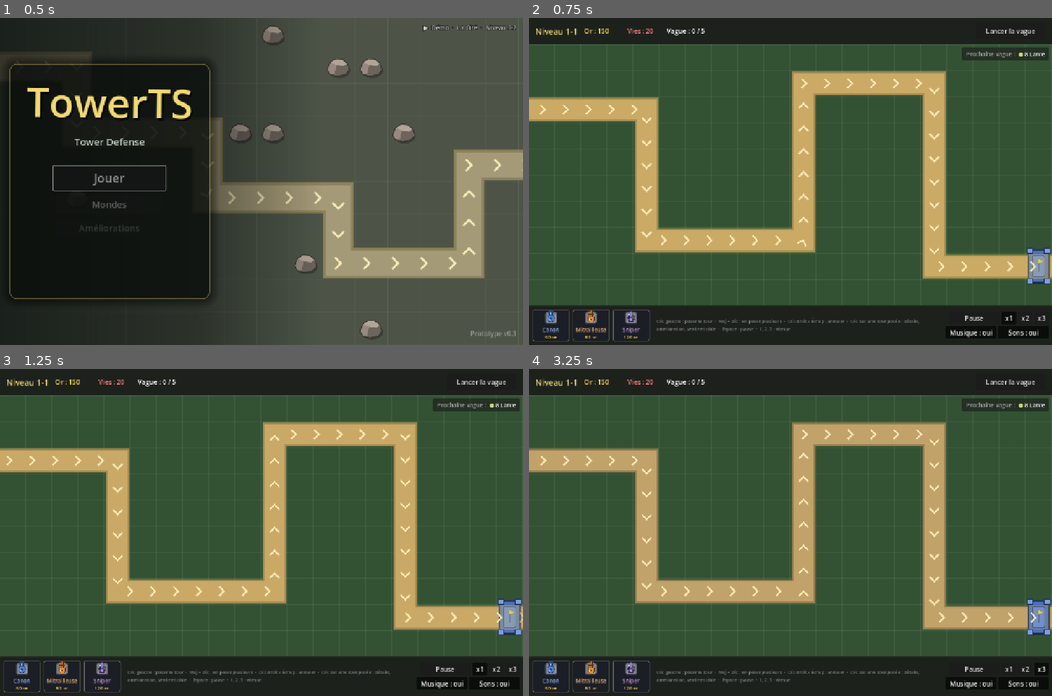
Above: before the commit, frames 1-4 (two rows, left to right).
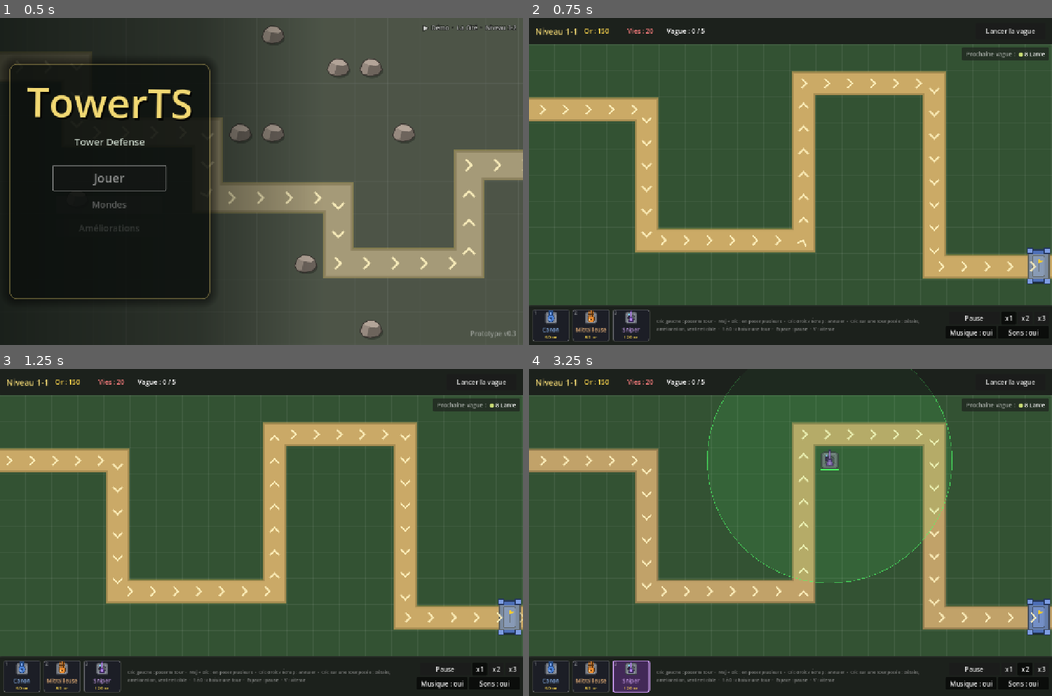
Above: after the commit, the same moments.

Repository: sam-fishermonger/TowerTS
Game: Godot game, scene res://scenes/ui/title_screen.tscn
The game is run twice, just before and just after one commit, with the same random seed, the same clock (stepped at 60 frames per second) and the same inputs.
Inputs (mouse positions are in pixels of both pictures, inside the frame that each line leads up to):
- Up to frame 1 (0.5 s): no input
- Up to frame 2 (0.75 s): click "Jouer" at 0.5 s
- Up to frame 3 (1.25 s): no input
- Up to frame 4 (3.25 s): tap Enter at 1.25 s; move the mouse to (905, 516) at 1.27 s; tap V at 1.35 s; click (905, 516) at 1.42 s; tap Space at 1.52, 2.27 s; tap 1 at 1.55, 2.1 s; move the mouse to (685, 548) at 2.02 s; hold A 2.03-2.78 s; click (685, 548) at 2.17 s; tap 2 at 2.3, 2.85 s; move the mouse to (842, 460) at 2.77 s; click (842, 460) at 2.92 s; tap 3 at 3.05 s

Frame 1 is identical in both runs. In frame 2, 0.1% of the frame differs, in the area x 1-59%, y 89-97%; in frame 3, 0.1%; in frame 4, 1.1%, in the area x 1-96%, y 0-99%.

Commit message:
Touches 1 à 9 puis 0 pour choisir les tours de la barre d'achat
Les dix premières cases de la barre d'achat se choisissent au clavier
(rangée des chiffres ou pavé numérique, par position physique : ça marche
en AZERTY) ; la même touche repose la tour, et une case grisée ne se
choisit pas. Le chiffre est rappelé en haut à gauche de chaque case.

Les touches 1, 2, 3 réglaient la vitesse : elle passe sur V (vitesse
suivante, en boucle), rappelée dans l'infobulle des boutons x1/x2/x3.

Co-Authored-By: Claude Opus 5.5 (1M context) <noreply@anthropic.com>
Claude-Session: https://claude.ai/code/session_01PxBd9GgKPm4NB8Gvf8z4xi

Diff:
--- a/scenes/ui/hud.tscn
+++ b/scenes/ui/hud.tscn
@@ -140,7 +140,7 @@
 size_flags_vertical = 1
 theme_override_colors/font_color = Color(1, 1, 1, 0.45)
 theme_override_font_sizes/font_size = 11
-text = "Clic gauche : poser la tour  ·  Maj + clic : en poser plusieurs  ·  Clic droit / Échap : annuler  ·  Clic sur une tour posée : détails, amélioration, vente et cible  ·  Espace : pause  ·  1, 2, 3 : vitesse"
+text = "Clic gauche : poser la tour  ·  Maj + clic : en poser plusieurs  ·  Clic droit / Échap : annuler  ·  Clic sur une tour posée : détails, amélioration, vente et cible  ·  1 à 0 : choisir une tour  ·  Espace : pause  ·  V : vitesse"
 vertical_alignment = 1
 autowrap_mode = 3
 
--- a/scripts/ui/hud.gd
+++ b/scripts/ui/hud.gd
@@ -17,7 +17,7 @@
 signal tower_details_closed
 ## Émis quand le joueur met le jeu en pause ou le relance (bouton ou Espace).
 signal pause_toggled
-## Émis quand le joueur choisit une vitesse de jeu (bouton ou touches 1, 2, 3).
+## Émis quand le joueur choisit une vitesse de jeu (bouton, ou V pour passer à la suivante).
 signal game_speed_selected(speed: float)
 
 ## Durée de l'effet de perte de vies, en secondes réelles (indépendante de la vitesse de jeu).
@@ -81,15 +81,13 @@
 		return
 	# Position physique des touches : en AZERTY, la rangée 1, 2, 3 donne « & é " » sans Maj.
 	var code := key.physical_keycode
-	var speed_index := -1
-	if code >= KEY_1 and code <= KEY_9:
-		speed_index = code - KEY_1
-	elif code >= KEY_KP_1 and code <= KEY_KP_9:
-		speed_index = code - KEY_KP_1
+	var slot := TowerShop.slot_for_key(code)
 	if code == KEY_SPACE or code == KEY_P:
 		pause_toggled.emit()
-	elif speed_index >= 0 and speed_index < speed_buttons.get_child_count():
-		speed_buttons.get_child(speed_index).pressed.emit()
+	elif code == KEY_V:
+		_select_next_speed()
+	elif slot >= 0:
+		tower_shop.toggle_slot(slot)
 	else:
 		return
 	get_viewport().set_input_as_handled()
@@ -105,6 +103,7 @@
 		speed_button.focus_mode = Control.FOCUS_NONE
 		speed_button.custom_minimum_size = Vector2(36, 0)
 		speed_button.set_meta("speed", speed)
+		speed_button.tooltip_text = "Vitesse x%s (V : vitesse suivante)" % str(speed).trim_suffix(".0")
 		speed_button.pressed.connect(game_speed_selected.emit.bind(speed))
 		speed_buttons.add_child(speed_button)
 	tower_shop.setup(tower_types)
@@ -113,6 +112,15 @@
 	tower_shop.tower_selected.connect(tower_selected.emit)
 	tower_shop.tower_hovered.connect(_on_shop_button_hovered)
 	tower_shop.hover_ended.connect(shop_info.close)
+
+
+## Passe à la vitesse suivante (après la dernière, on revient à la première).
+func _select_next_speed() -> void:
+	var buttons := speed_buttons.get_children()
+	if buttons.is_empty():
+		return
+	var current := buttons.find(_speed_group.get_pressed_button())
+	(buttons[(current + 1) % buttons.size()] as Button).pressed.emit()
 
 
 func update_stats(gold: int, lives: int, wave: int, wave_count: int) -> void:
--- a/scripts/ui/tower_shop.gd
+++ b/scripts/ui/tower_shop.gd
@@ -2,7 +2,8 @@
 extends HBoxContainer
 ## Barre d'achat : une case TowerShopButton par type de tour du niveau. Une seule
 ## case peut être enfoncée (la tour choisie pour être posée) ; les tours trop chères
-## sont grisées, sauf celle déjà choisie.
+## sont grisées, sauf celle déjà choisie. Les touches 1 à 9 puis 0 choisissent les dix
+## premières cases ; leur chiffre est affiché dans un coin de la case.
 
 ## Émis quand le joueur choisit une tour à placer (null = aucune).
 signal tower_selected(data: TowerData)
@@ -14,6 +15,10 @@
 ## quelques tours (tours débloquées dans l'arbre), les cases rétrécissent.
 const MAX_WIDTH := 990.0
 const MIN_SLOT_WIDTH := 70.0
+## Touches des cases, dans l'ordre (positions physiques, comme en QWERTY).
+const SLOT_KEYS: Array[Key] = [KEY_1, KEY_2, KEY_3, KEY_4, KEY_5, KEY_6, KEY_7, KEY_8, KEY_9, KEY_0]
+const SLOT_KEYPAD_KEYS: Array[Key] = [KEY_KP_1, KEY_KP_2, KEY_KP_3, KEY_KP_4, KEY_KP_5,
+	KEY_KP_6, KEY_KP_7, KEY_KP_8, KEY_KP_9, KEY_KP_0]
 
 var _group := ButtonGroup.new()
 var _gold := 0
@@ -27,8 +32,10 @@
 	var separation := get_theme_constant("separation")
 	var slot_width := clampf(floorf(MAX_WIDTH / maxi(tower_types.size(), 1)) - separation,
 		MIN_SLOT_WIDTH, TowerShopButton.SLOT_SIZE.x)
-	for data in tower_types:
-		var button := TowerShopButton.new(data)
+	for i in tower_types.size():
+		var button := TowerShopButton.new(tower_types[i])
+		if i < SLOT_KEYS.size():
+			button.hotkey = OS.get_keycode_string(SLOT_KEYS[i])
 		button.custom_minimum_size.x = slot_width
 		button.button_group = _group
 		button.pressed.connect(_on_button_pressed)
@@ -58,6 +65,22 @@
 		button.set_price(cost, cost <= _gold)
 
 
+## Case choisie par une touche (rangée des chiffres ou pavé numérique), ou -1.
+static func slot_for_key(physical_keycode: Key) -> int:
+	var slot := SLOT_KEYS.find(physical_keycode)
+	return slot if slot >= 0 else SLOT_KEYPAD_KEYS.find(physical_keycode)
+
+
+## Choisit la tour de la case donnée, ou la repose si elle était déjà choisie (comme
+## un clic sur la case). Sans effet sur une case grisée ou qui n'existe pas.
+func toggle_slot(index: int) -> void:
+	if index < 0 or index >= get_child_count():
+		return
+	var button := get_child(index) as TowerShopButton
+	if not button.disabled:
+		tower_selected.emit(null if button.button_pressed else button.data)
+
+
 func _on_button_pressed() -> void:
 	var pressed := _group.get_pressed_button() as TowerShopButton
 	tower_selected.emit(pressed.data if pressed else null)
--- a/scripts/ui/tower_shop_button.gd
+++ b/scripts/ui/tower_shop_button.gd
@@ -2,6 +2,7 @@
 extends Button
 ## Case de la barre d'achat : image de la tour, nom et prix. Toutes les cases ont la
 ## même taille, quel que soit le nom. Enfoncée quand la tour est choisie pour être posée.
+## Le chiffre de sa touche (voir TowerShop) est rappelé en haut à gauche.
 
 const SLOT_SIZE := Vector2(92, 80)
 const ICON_SIZE := 40.0
@@ -9,6 +10,8 @@
 const UNAFFORDABLE_ALPHA := 0.45
 
 var data: TowerData
+## Touche qui choisit la case ("" = aucune).
+var hotkey := ""
 
 var _price_label: Label
 
@@ -41,6 +44,9 @@
 	name_label.text_overrun_behavior = TextServer.OVERRUN_TRIM_ELLIPSIS
 	_price_label = _add_label(column, "", 12, TowerInfoPanel.PRICE_COLOR)
 	set_price(data.get_cost(), true)
+	if not hotkey.is_empty():
+		var key_label := _add_label(self, hotkey, 11, Color(1, 1, 1, 0.55))
+		key_label.position = Vector2(5, 1)
 
 
 ## Taille de police (au plus `max_size`) pour que le nom tienne dans une case étroite
Not shown, changed: README.md
